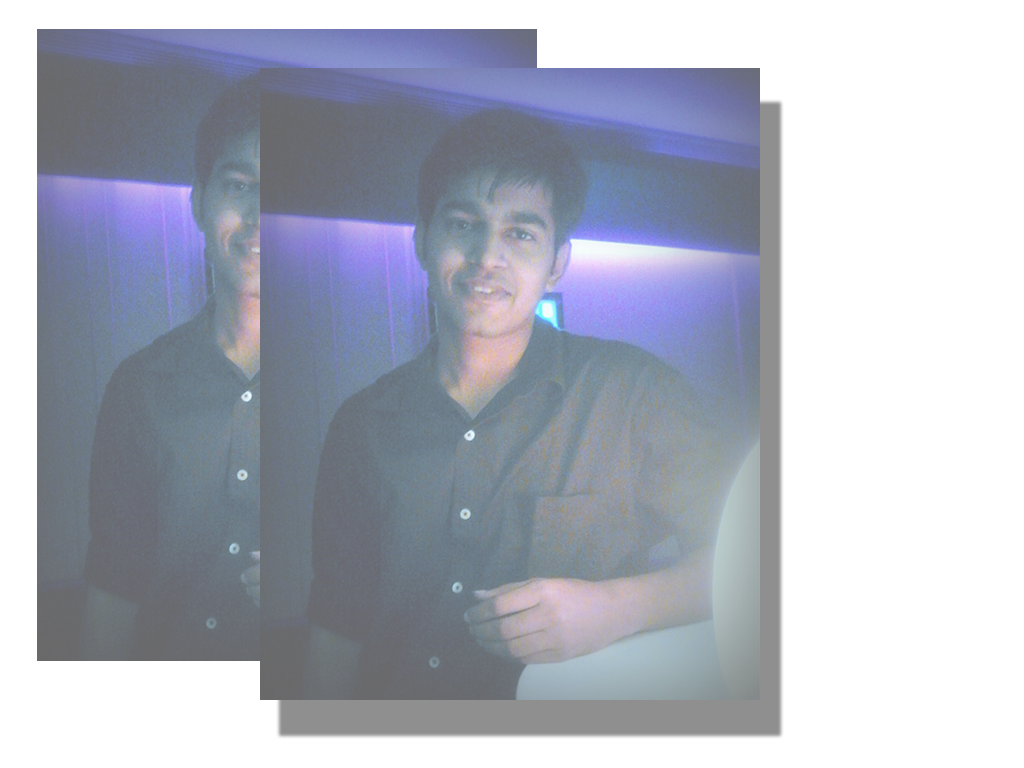
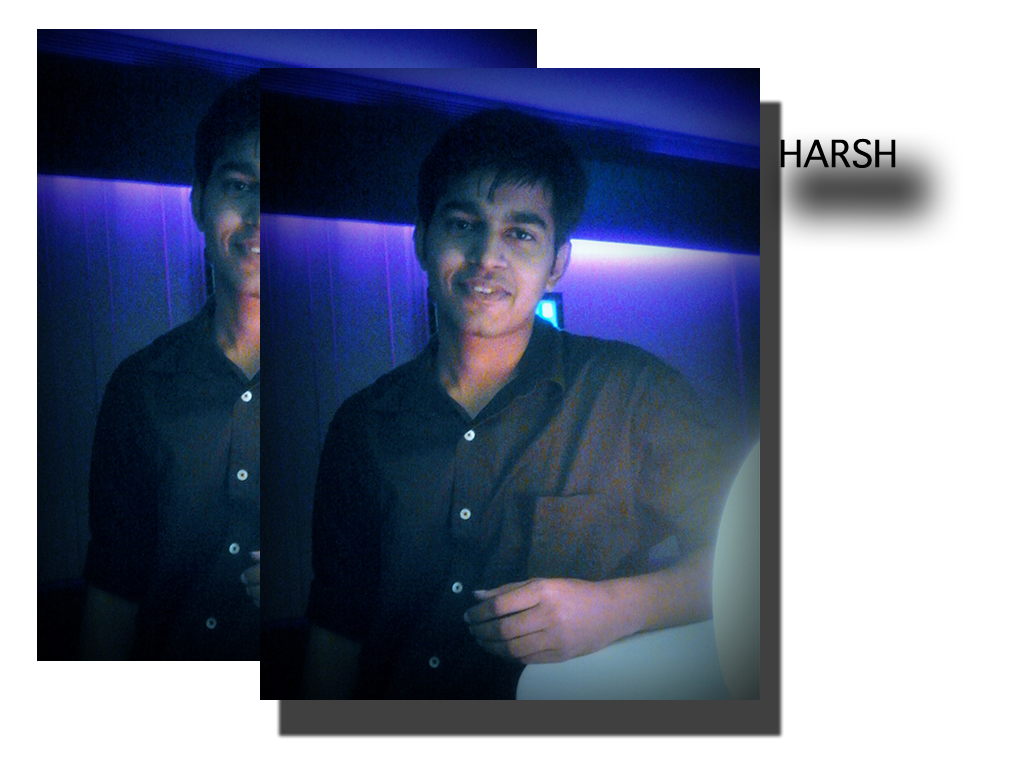
Before/after of a 1024 × 768 layered artwork. What changed in the layer stack:
"Group 1": opacity 59% → 100% over (x1=37, y1=29, x2=896, y2=700)
added layer "HARSH" in group "Group 1" over (x1=780, y1=138, x2=896, y2=168)
